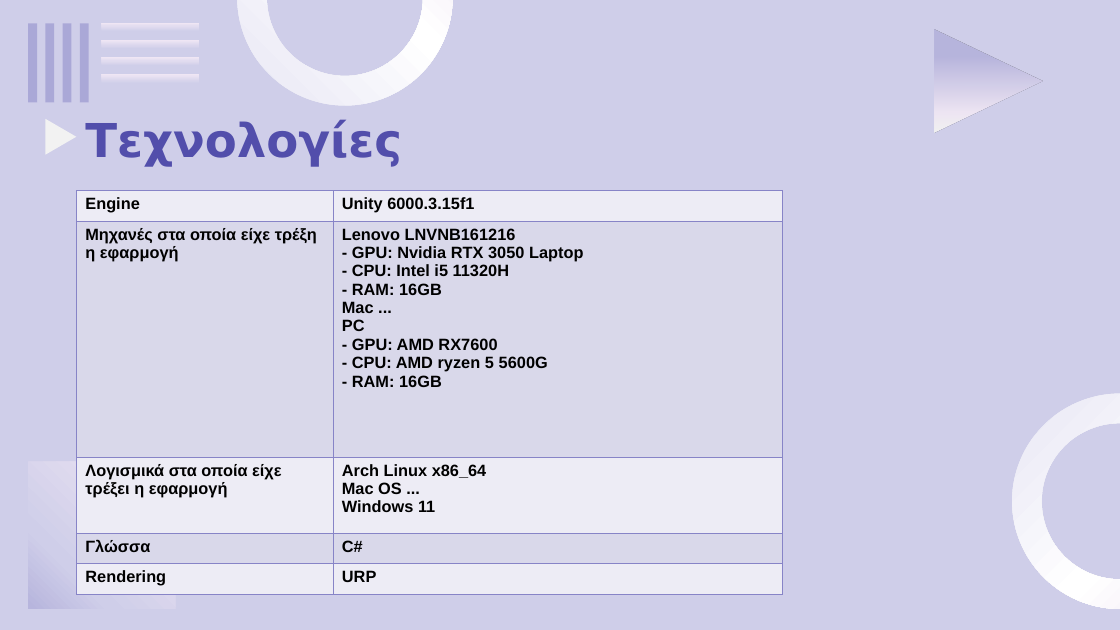
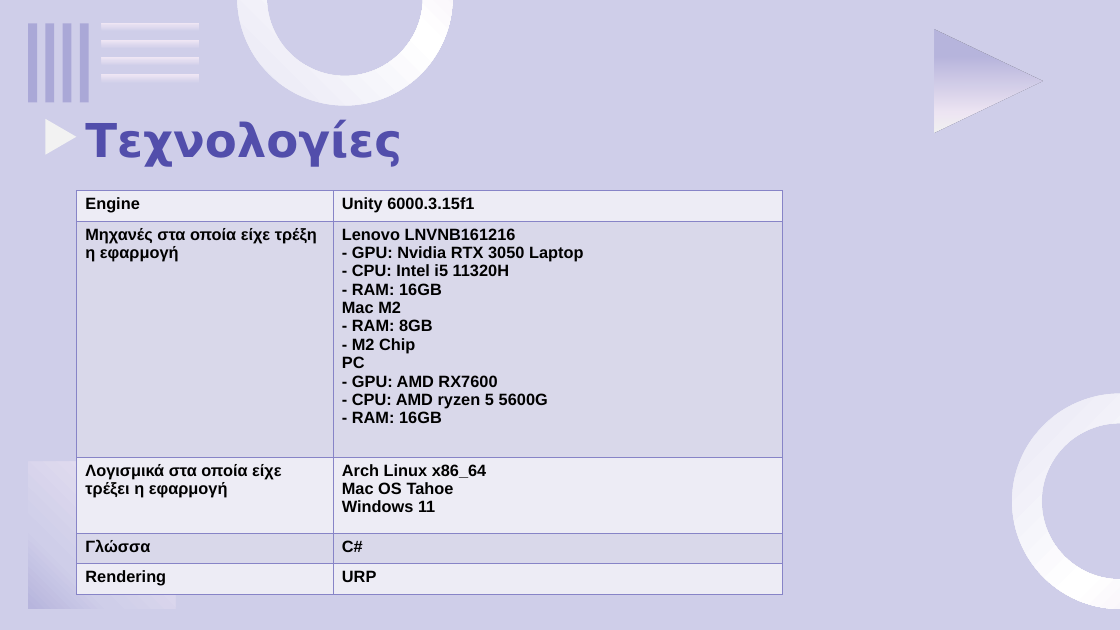
Before and after one commit to OGecgo/TheCatCult, a slide deck: slide 4 of doc/PowerPoint.pptx. Drawn at 1120x630 pixels with LibreOffice and Linux fonts; fonts in the diff are those of the drawing; background and template pictures are left out. Boxes give left, top, right and bottom in pixels: in the first picture for what was removed or moved away, otherwise in the second. Text is boxed around its words. In the diff, an @@ line names an element or a change of style, - is before the commit and + after.

```diff
--- a/doc/PowerPoint.pptx
+++ b/doc/PowerPoint.pptx
@@ table at [77, 191, 782, 595] @@
-row 2, column 2: Lenovo LNVNB161216 / - GPU: Nvidia RTX 3050 Laptop / - CPU: Intel i5 11320H / - RAM: 16GB / Mac ... / PC / - GPU: AMD RX7600 / - CPU: AMD ryzen 5 5600G / - RAM: 16GB
+row 2, column 2: Lenovo LNVNB161216 / - GPU: Nvidia RTX 3050 Laptop / - CPU: Intel i5 11320H / - RAM: 16GB / Mac Μ2 / - RAM: 8GB / - M2 Chip / PC / - GPU: AMD RX7600 / - CPU: AMD ryzen 5 5600G / - RAM: 16GB
-row 3, column 2: Arch Linux x86_64 / Mac OS ... / Windows 11
+row 3, column 2: Arch Linux x86_64 / Mac OS Tahoe / Windows 11
```
Also in this commit, not shown: 4 other slides changed, 34 other files.
